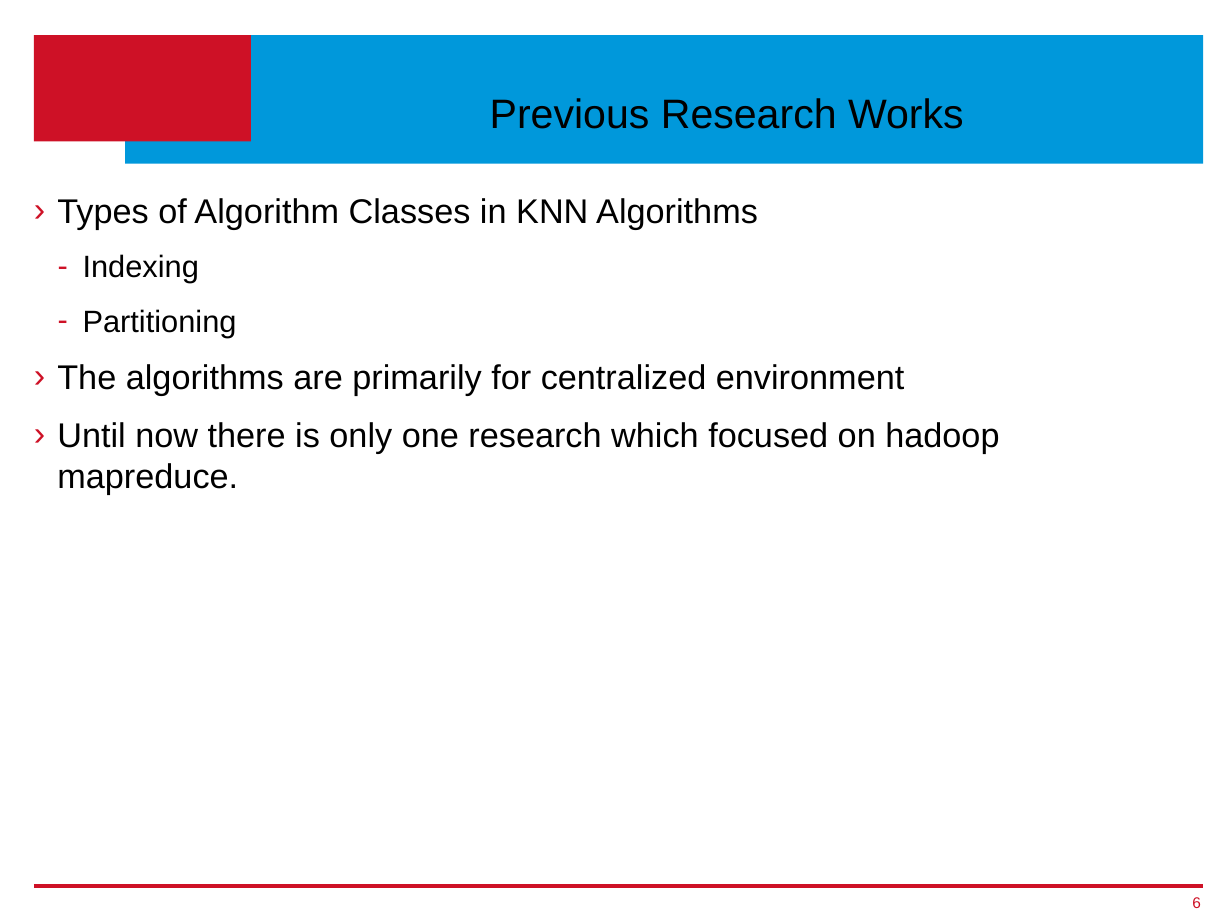
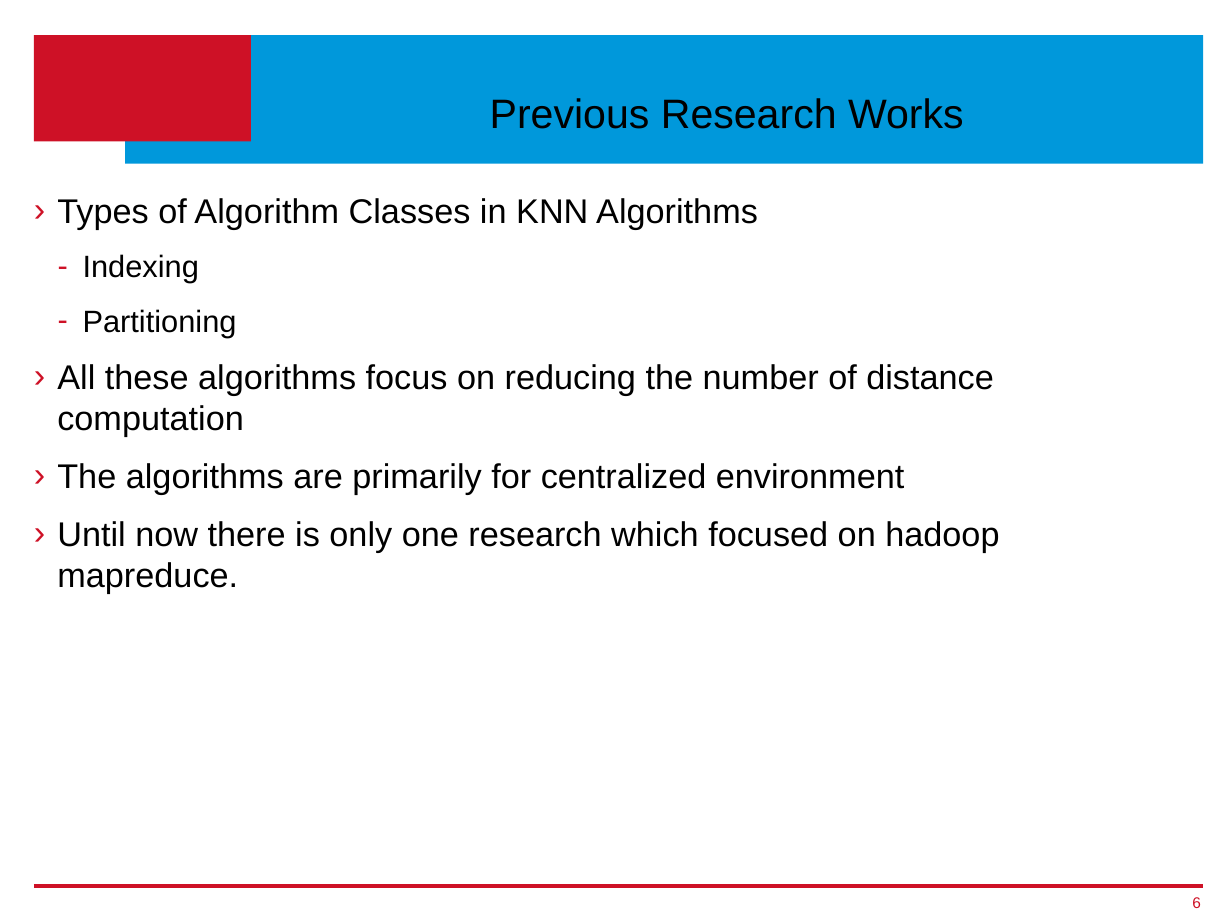
Before and after one commit to ageekymonk/syduni_ms_report, a slide deck: slide 6 of Thesis-Presentation_v1.pptx. Drawn at 1232x924 pixels with LibreOffice and Linux fonts; fonts in the diff are those of the drawing; background and template pictures are left out. Boxes give left, top, right and bottom in pixels: in the first picture for what was removed or moved away, otherwise in the second. Text is boxed around its words. In the diff, an @@ line names an element or a change of style, - is before the commit and + after.

```diff
--- a/Thesis-Presentation_v1.pptx
+++ b/Thesis-Presentation_v1.pptx
@@ text at bbox=[57, 364, 994, 437]: paragraph added @@
+› All these algorithms focus on reducing the number of distance computation
```
Also in this commit, not shown: 8 other slides changed, 2 slides added.
